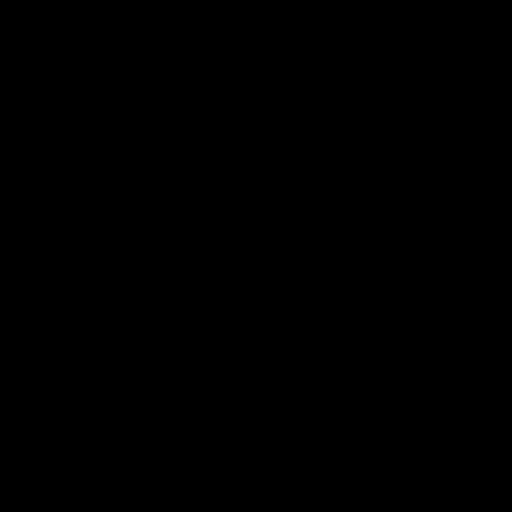
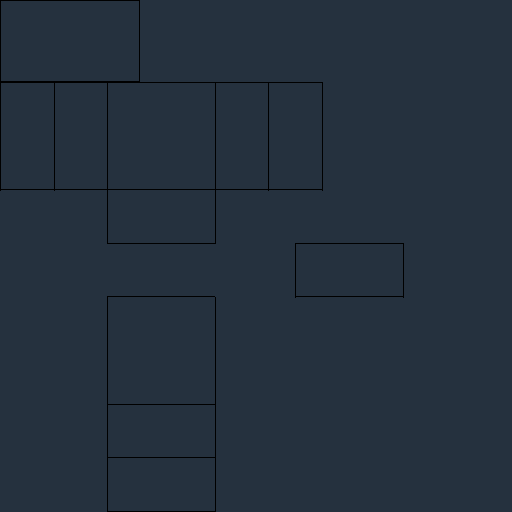
Layered file, before and after one edit (512x512). Changes by layer:
painted on "Layer 2" over [0, 0, 512, 512]
added layer "Calque 3" in group "mat_Laptop.color" over [22, 8, 93, 75]
added layer "Calque 1" in group "mat_Laptop.color" over [1, 0, 141, 82]
added layer "Calque 2" in group "mat_Laptop.color" over [0, 0, 404, 293]
painted on "Layer 1" over [0, 0, 512, 512]
painted on "Background" over [0, 0, 512, 512]
